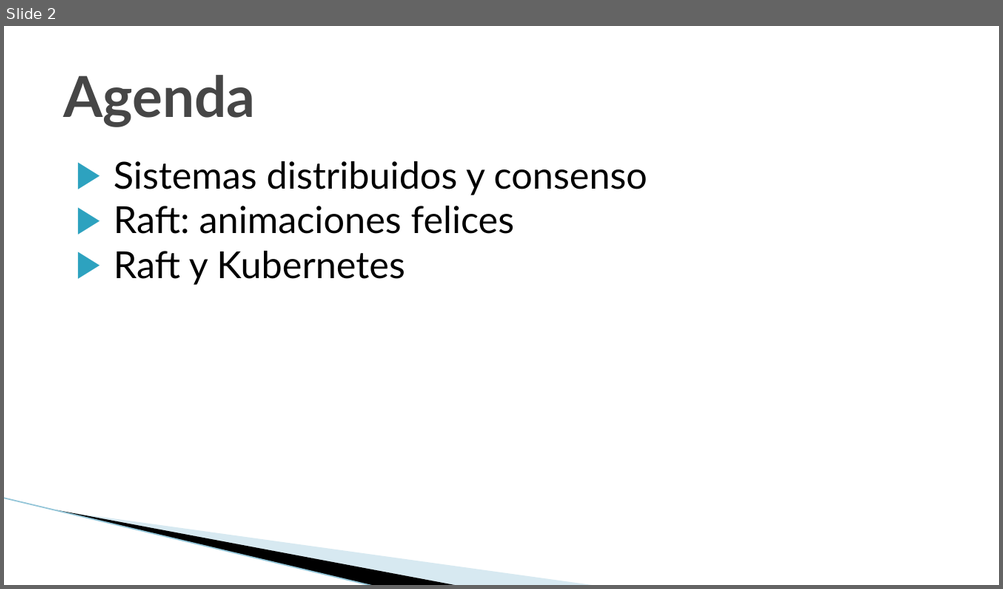
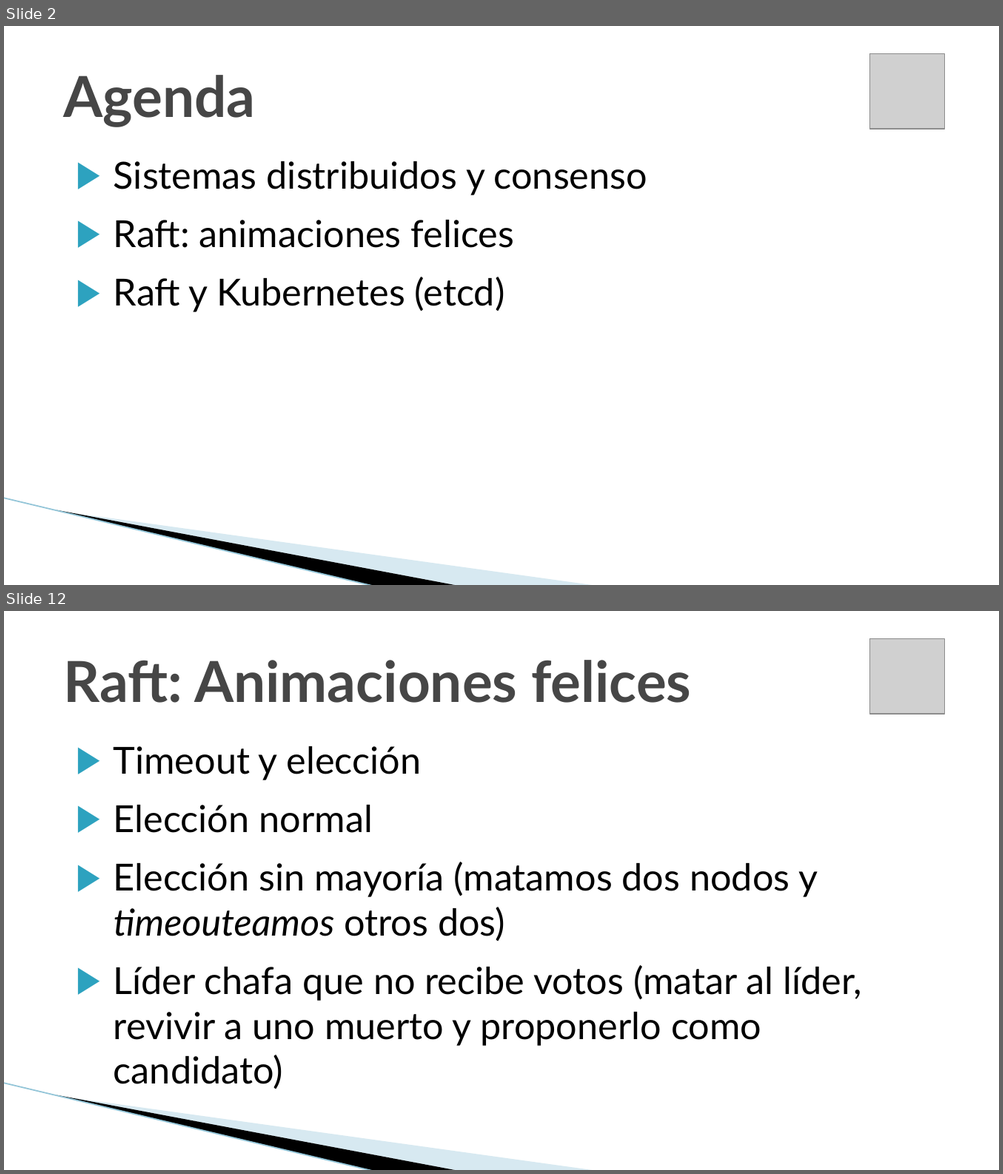
Before and after one commit to jbarbosat/mis-desmadres, a slide deck: presentaciones/cloud_native_mexico/raft_introduccion.odp. Shown one above the other, each under a label of ours: slide 2 before the commit, slides 2 and 12 after it; the slides between them are not shown. The pictures are 1003x589 and 1003x1174 pixels, drawn with LibreOffice and Linux fonts; fonts in the diff are those of the drawing; grey boxes stand for pictures; background and template pictures are left out. Boxes give left, top, right and bottom in pixels: in the first picture for what was removed or moved away, otherwise in the second. Text is boxed around its words. In the diff, an @@ line names an element or a change of style, - is before the commit and + after.

```diff
--- a/presentaciones/cloud_native_mexico/raft_introduccion.odp
+++ b/presentaciones/cloud_native_mexico/raft_introduccion.odp
@@ slide 12 added at <box>4,611,999,1170</box>, background #FFFFFF; not listed: 3 template elements that a slide beside it also shows @@
@@ picture added at <box>869,639,944,713</box> @@
@@ title added at <box>64,660,691,703</box>, 41 pt, text #464646, bold @@
+Raft: Animaciones felices
@@ text added at <box>114,746,862,1089</box>, 27 pt, text #000000 @@
+▶ Timeout y elección
+▶ Elección normal
+▶ Elección sin mayoría (matamos dos nodos y timeouteamos otros dos)
+▶ Líder chafa que no recibe votos (matar al líder, revivir a uno muerto y proponerlo como candidato)
@@ slide 2 changed as well @@
@@ picture added at <box>869,54,944,128</box> @@
@@ text at <box>114,220,514,248</box>: more space between paragraphs @@
@@ text at <box>114,277,505,312</box>: text changed @@
-▶ Raft y Kubernetes
+▶ Raft y Kubernetes (etcd)
```
Also in this commit, not shown: 2 other slides changed, 14 other slides added, 1 other file.
